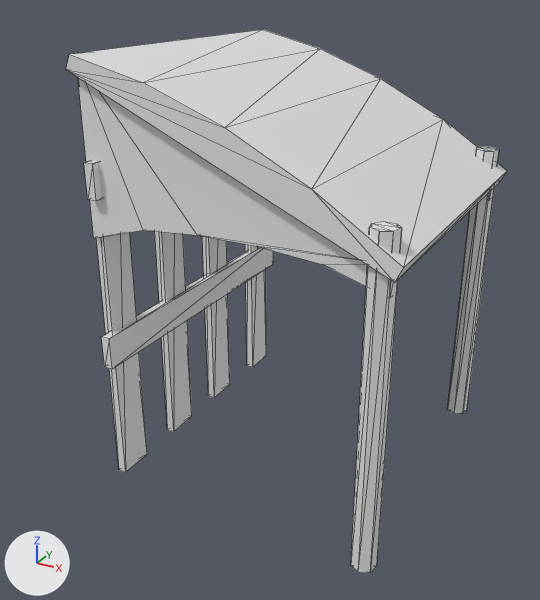
The OBJ model game/assets/buildings/wood-awning.obj as it was, and as the next commit left it.
Rendered twice from a camera (50 mm lens) standing at (1.9, -3.99, 1.97) and looking at (-0.17, -0.21, 0.09). Lighting does not change. The marker at lower left points along +X, +Y and +Z. Mesh edges are drawn as thin lines. Where no turn or scale is listed for an object, it has been applied to the vertices.

In view in the first picture: 'Wood_Awning_Cube.044'.
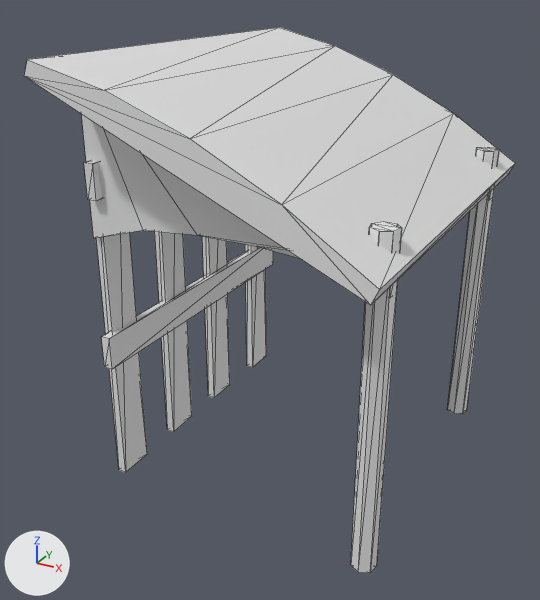
What differs and where, as boxes (x1, y1, x2, y2) in the pictures (540 x 600 px; the box of a moved part takes in the faces that stretch with it):
'Wood_Awning_Cube.044', reshaped (11% wider): before (66, 30, 507, 573); after (24, 27, 515, 573)
part 1 of me_wood_awning_cube_044, moved or reshaped: before (66, 30, 507, 282); after (24, 27, 515, 305)

Edits to the bpy script that builds the scene:
```text
Change me_wood_awning_cube_044:
    where me_wood_awning_cube_044.from_pydata(...)  # 122 vertices, 200 faces; spans x -0.93..0.93, y -1.0..1.0, z -1.03..1.59
    used by ob_wood_awning_cube_044; location = (0.0, 0.0, 0.0)
    me_wood_awning_cube_044 part 1: the loose piece of 14 vertices spanning x -0.93..0.93, y -1.0..1.0, z 0.7..1.59 is scaled about its middle by (1, 1.27, 1), then moved by (0.0, -0.02, 0.0)
```
